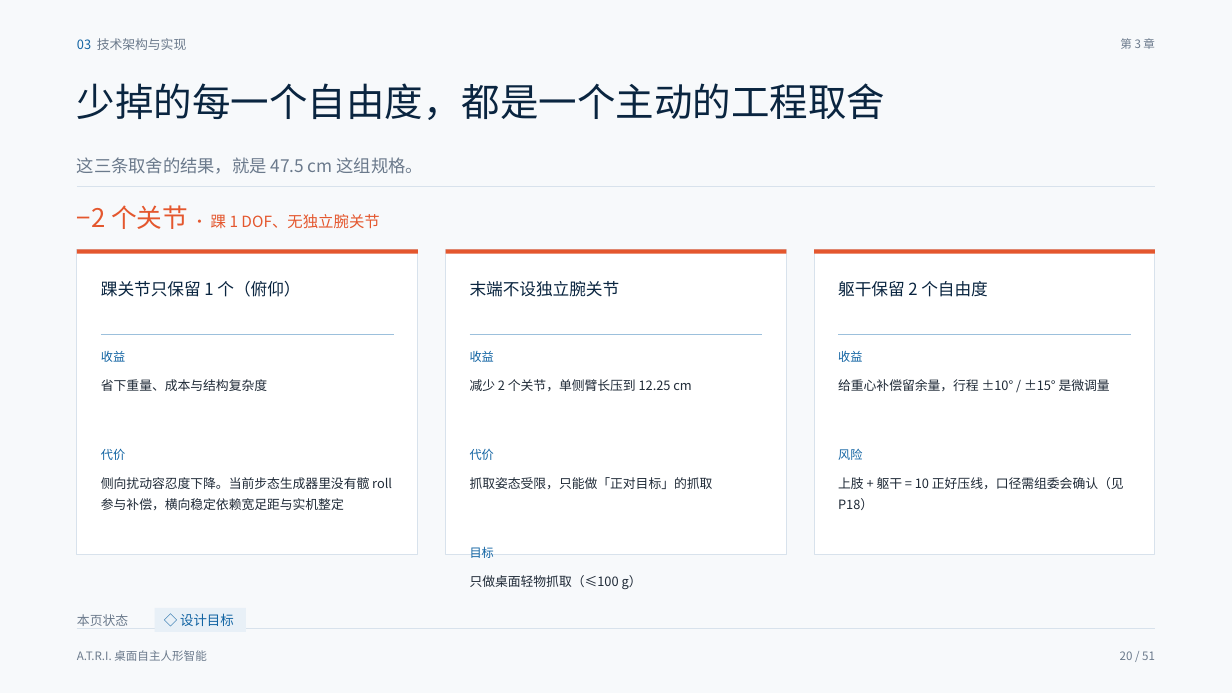
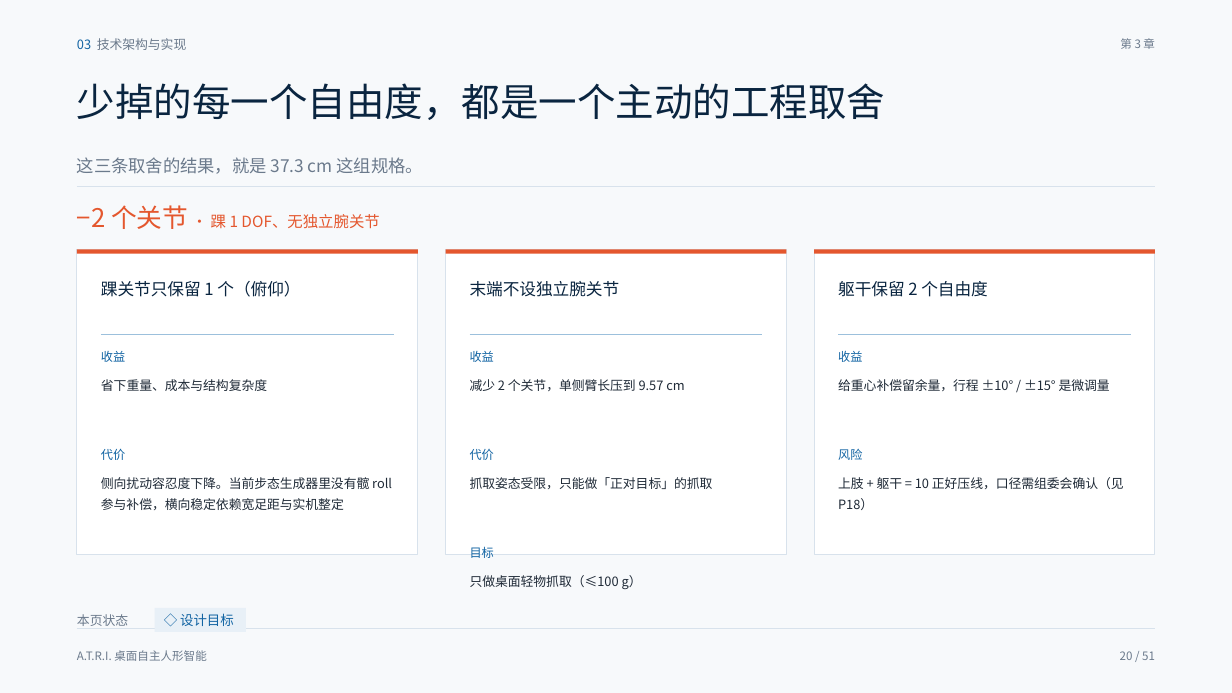
Before and after one commit to HPIline/ATRI, a slide deck: slide 20 of ppt/out/ATRI-答辩PPT-定稿.pptx. Drawn at 1232x693 pixels with LibreOffice and Linux fonts; fonts in the diff are those of the drawing. Boxes give left, top, right and bottom in pixels: in the first picture for what was removed or moved away, otherwise in the second. Text is boxed around its words. In the diff, an @@ line names an element or a change of style, - is before the commit and + after.

```diff
--- a/ppt/out/ATRI-答辩PPT-定稿.pptx
+++ b/ppt/out/ATRI-答辩PPT-定稿.pptx
@@ text at [77,157,423,174]: text changed @@
-这三条取舍的结果，就是 47.5 cm 这组规格。
+这三条取舍的结果，就是 37.3 cm 这组规格。
@@ text at [470,379,684,391]: text changed @@
-减少 2 个关节，单侧臂长压到 12.25 cm
+减少 2 个关节，单侧臂长压到 9.57 cm
```
Also in this commit, not shown: 11 other slides changed, 20 other files.
